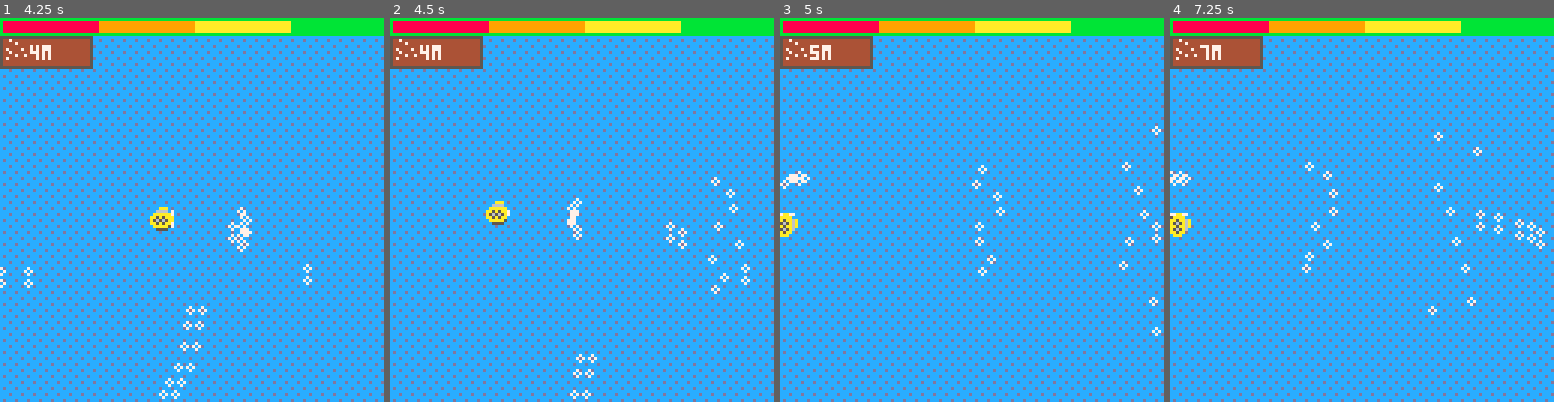
Above: before the commit, frames 1-4 (left to right).
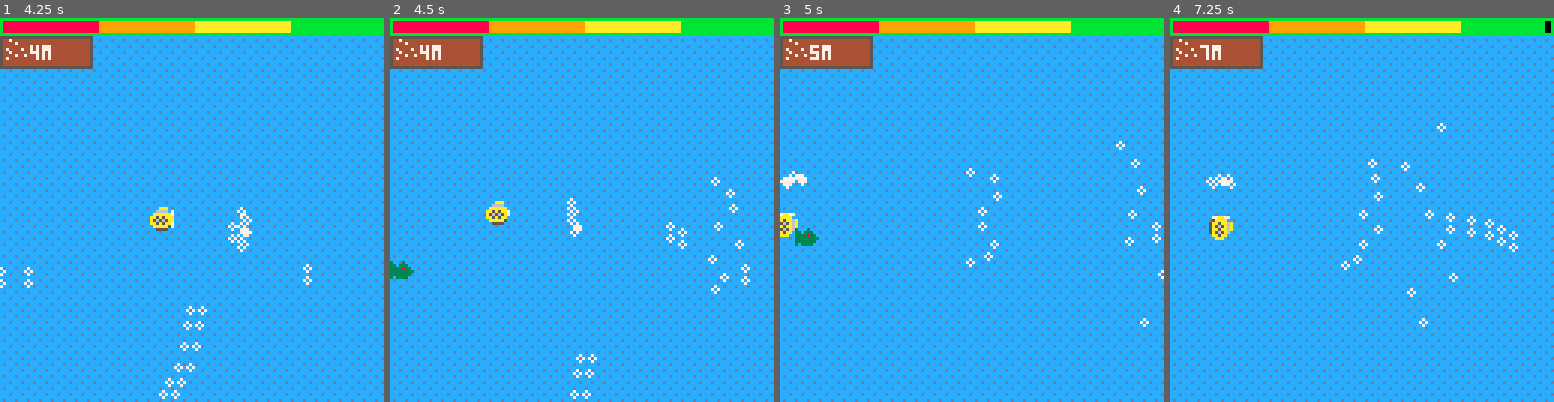
Above: after the commit, the same moments.

Repository: GraulierBrice/LudumDare48
Game: PICO-8 cartridge ludum-dare-48.p8
Two runs of this game, one before a commit and one after it. Both use one fixed random seed, a clock stepped at 60 frames per second and the inputs below.
Inputs:
- Up to frame 1 (4.25 s): tap X (X key) at 0.33, 1.07, 1.85, 2.97, 4.08 s; hold Right 1.6-2.1 s; hold Up 2.15-2.42 s; hold Right 2.47-3.03 s; hold Left 3.08-3.58 s; hold Down 3.63-3.97 s; hold Right from 4.02 s (still down)
- Up to frame 2 (4.5 s): keep holding Right
- Up to frame 3 (5 s): release Right at 4.68 s; hold Up from 4.73 s (still down)
- Up to frame 4 (7.25 s): release Up at 5.03 s; hold Left 5.08-5.68 s; tap X (X key) at 5.2, 6.32 s; hold Down 5.73-6.03 s; hold Right 6.08-6.58 s; hold Right 6.63-7.13 s; hold Up from 7.18 s (still down)

Frame 1 is identical in both runs. In frame 2, 0.3% of the frame differs, in the area x 0-50%, y 46-68%; in frame 3, 1.0%; in frame 4, 2.1%, in the area x 0-100%, y 0-81%.

Commit message:
Game balancing

Diff:
--- a/ludum-dare-48.p8
+++ b/ludum-dare-48.p8
@@ -239,8 +239,8 @@
 	if(time() > bat.reshoot) then
 		if(time() > bat.reshoot) then
 	if(time() > bat.reshoot) then
-		bullet_straight(bat.pos, vec_mul(vec_norm(vec_sub(player.pos, bat.pos)), vector(32,32)), 8, 1, 10-500/(time()+50))
-		bat.reshoot = time()+2
+		bullet_straight(bat.pos, vec_mul(vec_norm(vec_sub(player.pos, bat.pos)), vector(64,64)), 8, 1, 30-1500/(time()+50))
+		bat.reshoot = time()+1
 	end
 		end
 	end
@@ -265,9 +265,9 @@
 	if(time() > spider.reshoot) then
 	local n = 24
 		for i=1,n do
-			bullet_straight(spider.pos, vec_mul(vector(cos(i/n),sin(i/n)),vector(32,32)), 8, 1, 30-1500/(time()+50))
-		end
-	spider.reshoot = time() + 5
+			bullet_straight(spider.pos, vec_mul(vector(cos(i/n),sin(i/n)),vector(64,64)), 8, 1, 50-2500/(time()+50))
+		end
+	spider.reshoot = time() + 3
 	end
 end
 
@@ -289,7 +289,7 @@
 end
 
 function update_fish(fish)
-	fish.vel = vec_mul(vec_norm(vec_sub(player.pos, fish.pos)),vector(10,10))
+	fish.vel = vec_mul(vec_norm(vec_sub(player.pos, fish.pos)),vector(16,16))
 end
 
 function draw_fish(fish)
@@ -303,11 +303,11 @@
 		rb_update(enemies[i])
 	end
 	if #enemies<10 then
-		if rnd()<1/(6000-time()) then
+		if rnd()<1/(1000-time()) then
 			add(enemies,spawn_spider())
-		elseif rnd()<1/(600-time()) then
+		elseif rnd()<1/(300-time()) then
 			add(enemies, spawn_bat())
-		elseif rnd()<1/(600-time()) then
+		elseif rnd()<1/(300-time()) then
 			add(enemies, spawn_fish(0,rnd(128)))
 		end
 	end
